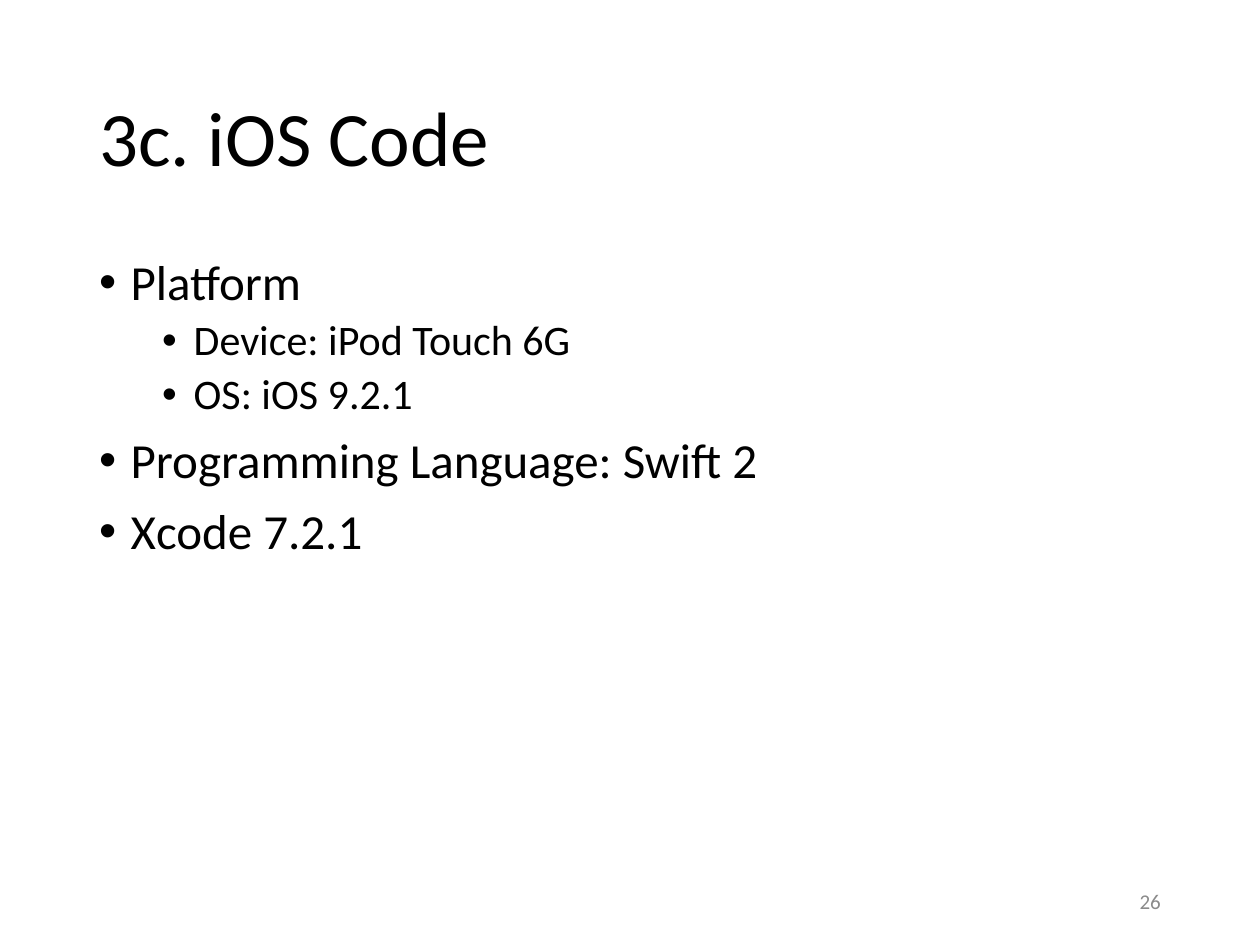
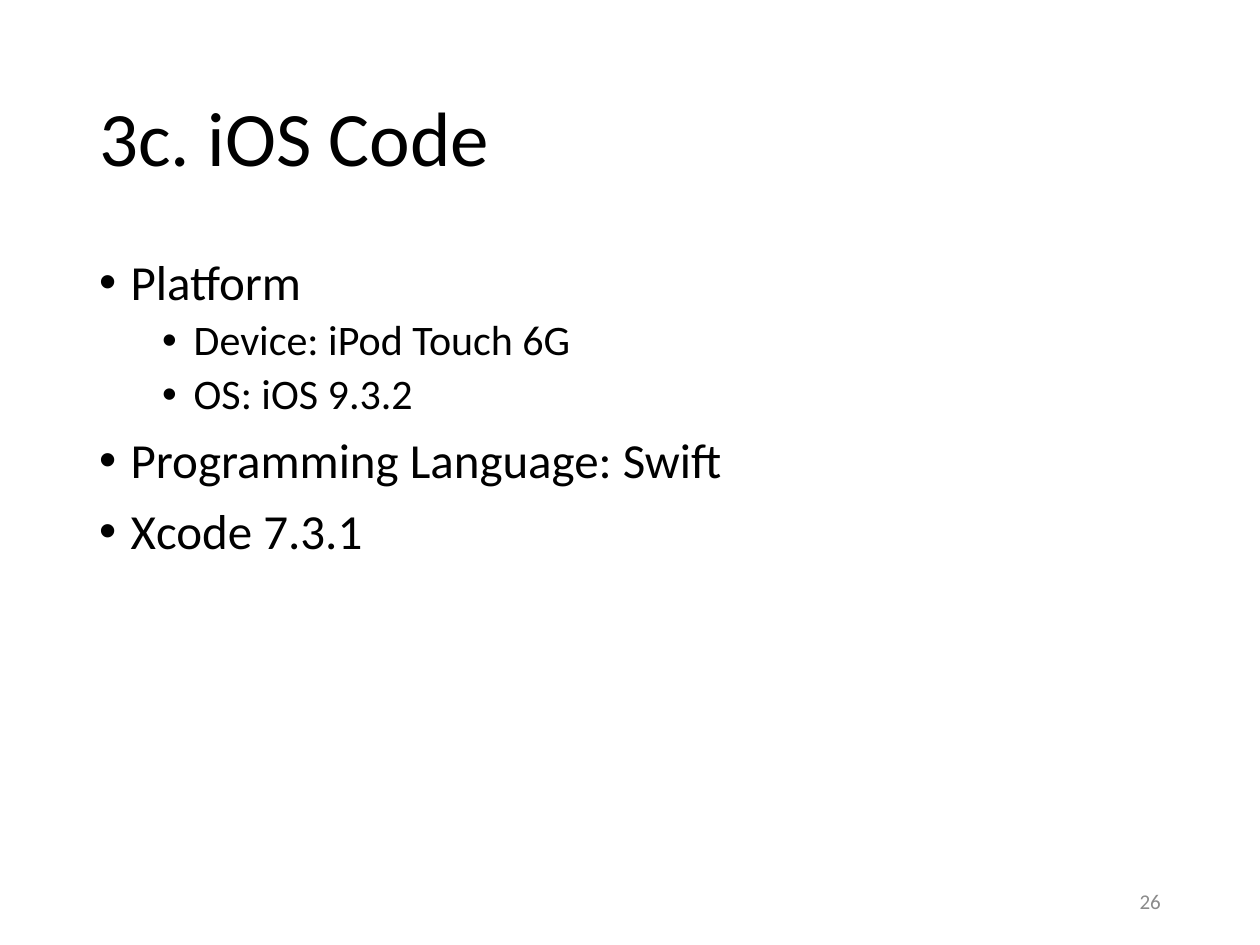
Before and after one commit to yeokm1/intro-to-ble, a slide deck: slide 26 of intro to ble.pptx. Drawn at 1260x945 pixels with LibreOffice and Linux fonts; fonts in the diff are those of the drawing. Boxes give left, top, right and bottom in pixels: in the first picture for what was removed or moved away, otherwise in the second. Text is boxed around its words. In the diff, an @@ line names an element or a change of style, - is before the commit and + after.

```diff
--- a/intro to ble.pptx
+++ b/intro to ble.pptx
@@ text at (x1=131, y1=380, x2=721, y2=550): text changed @@
-  • OS: iOS 9.2.1
-• Programming Language: Swift 2
-• Xcode 7.2.1
+  • OS: iOS 9.3.2
+• Programming Language: Swift
+• Xcode 7.3.1
```
Also in this commit, not shown: 2 other slides changed, 2 other files.
